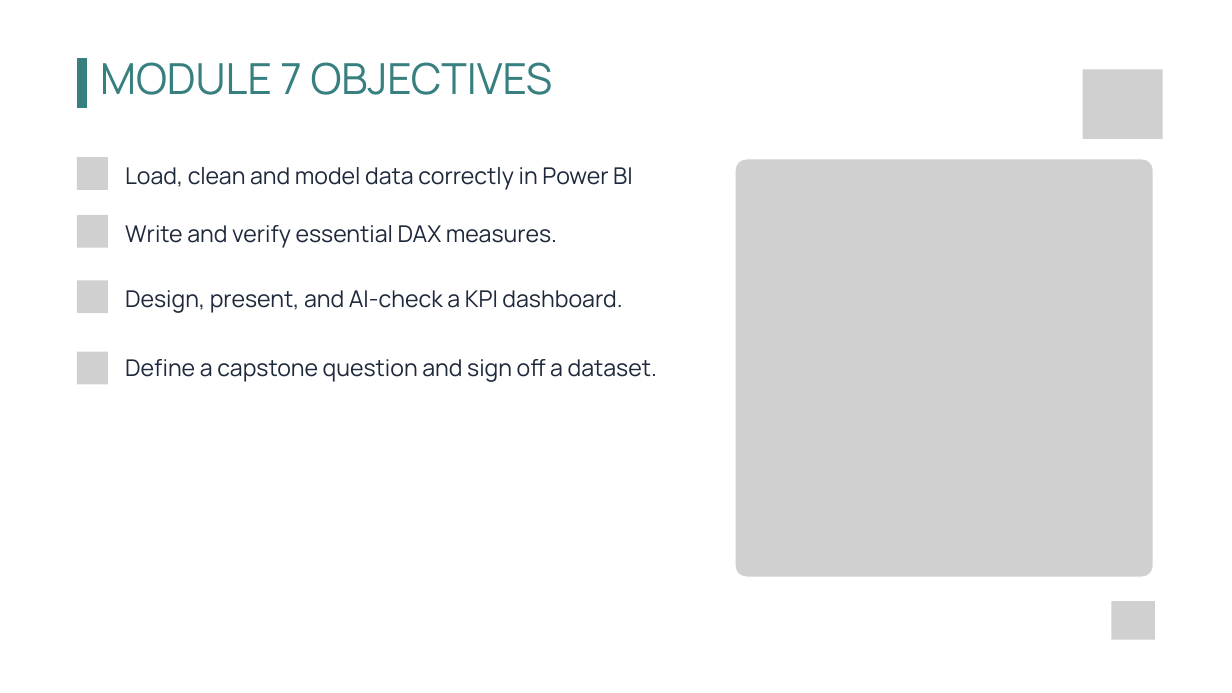
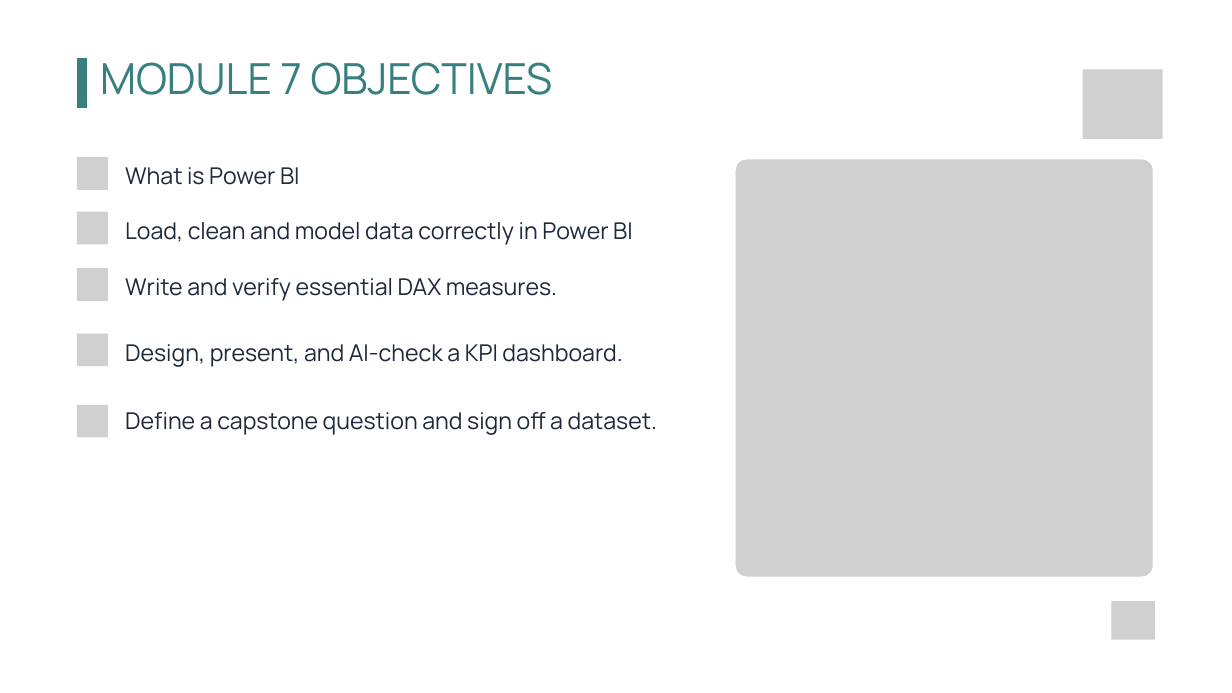
Before and after one commit to Publica-AI/academy-data-analysis-course, a slide deck: slide 2 of MODULE-07-BUSINESS-INTELLIGENCE-WITH-POWER-BI/week-08-Business Intelligence with Power BI/01-the-power-bi-environment-and-data-loading/slides/7.1_The Power BI Environment and Data Loading.pptx. Drawn at 1232x693 pixels with LibreOffice and Linux fonts; fonts in the diff are those of the drawing; grey boxes stand for pictures; background and template pictures are left out. Boxes give left, top, right and bottom in pixels: in the first picture for what was removed or moved away, otherwise in the second. Text is boxed around its words. In the diff, an @@ line names an element or a change of style, - is before the commit and + after.

```diff
--- a/MODULE-07-BUSINESS-INTELLIGENCE-WITH-POWER-BI/week-08-Business Intelligence with Power BI/01-the-power-bi-environment-and-data-loading/slides/7.1_The Power BI Environment and Data Loading.pptx
+++ b/MODULE-07-BUSINESS-INTELLIGENCE-WITH-POWER-BI/week-08-Business Intelligence with Power BI/01-the-power-bi-environment-and-data-loading/slides/7.1_The Power BI Environment and Data Loading.pptx
@@ text added at (125,167,300,185), 27 pt, text #1E293B @@
+What is Power BI
@@ 4 texts, 3 pictures: place and size @@
-4 texts, 3 pictures at (77,167,657,384)
+4 texts, 3 pictures at (77,222,657,437)
@@ picture added at (77,212,108,245) @@
```
Also in this commit, not shown: 3 other files.
